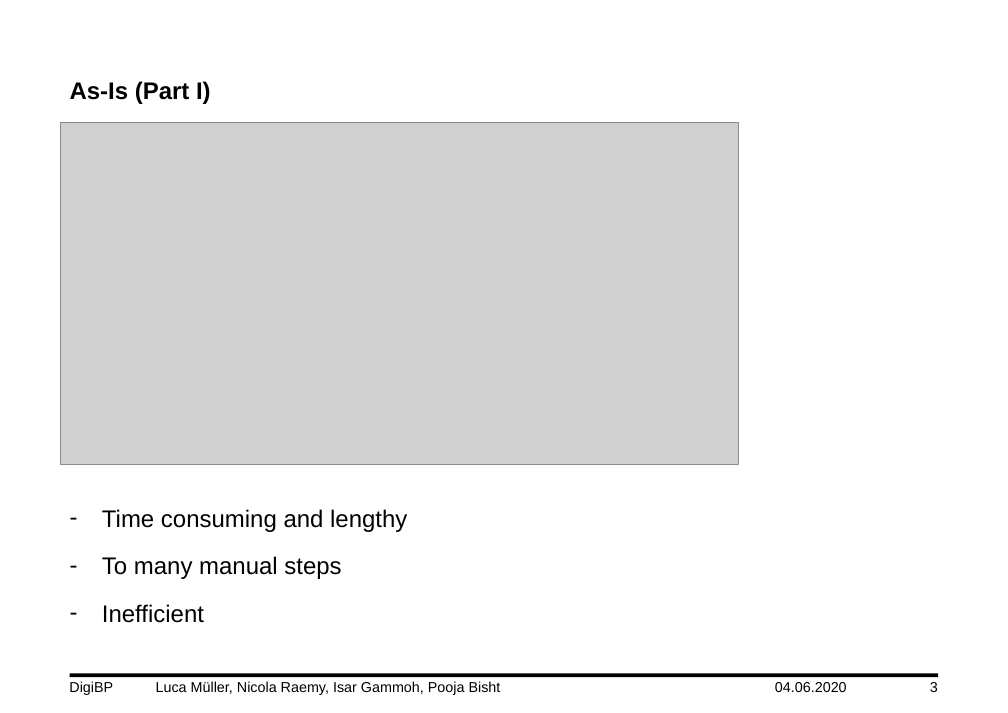
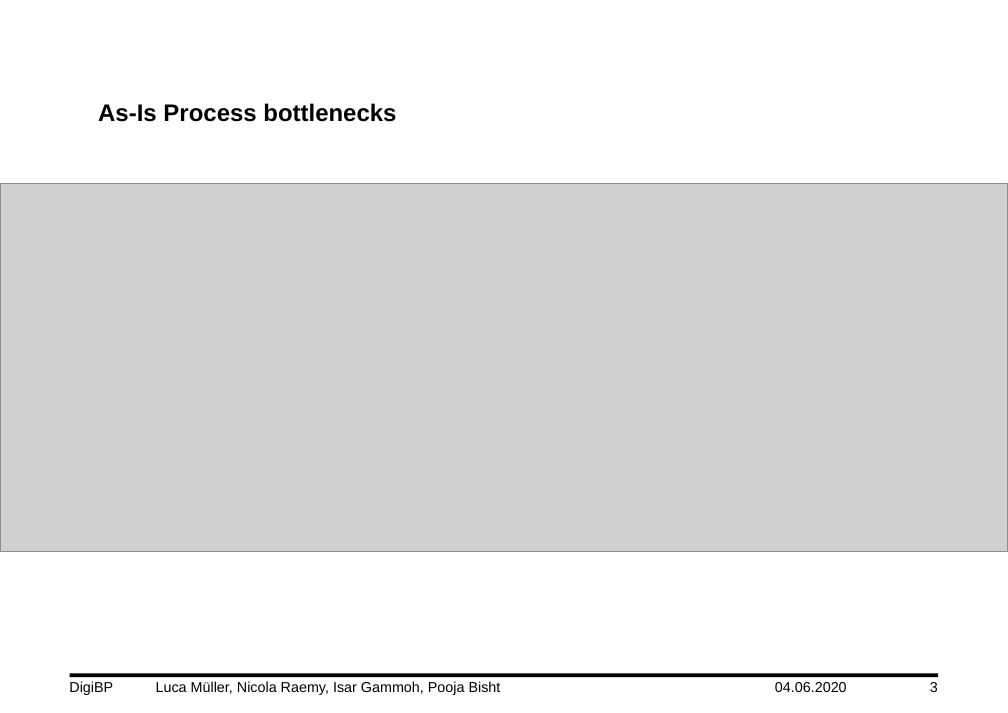
Before and after one commit to DigiBP/DigiBP_DanishBlue, a slide deck: slide 3 of Presentation/DigiBP_DanishBlue_Presentation_V4.pptx. Drawn at 1008x713 pixels with LibreOffice and Linux fonts; fonts in the diff are those of the drawing; grey boxes stand for pictures; background and template pictures are left out. Boxes give left, top, right and bottom in pixels: in the first picture for what was removed or moved away, otherwise in the second. Text is boxed around its words. In the diff, an @@ line names an element or a change of style, - is before the commit and + after.

```diff
--- a/Presentation/DigiBP_DanishBlue_Presentation_V4.pptx
+++ b/Presentation/DigiBP_DanishBlue_Presentation_V4.pptx
@@ text at (98, 103, 396, 122): text changed @@
-As-Is (Part I)
+As-Is Process bottlenecks
@@ picture: place and size @@
-picture at (60, 122, 739, 465)
+picture at (0, 184, 1008, 551)
@@ text removed at (102, 509, 407, 623) @@
-– Time consuming and lengthy
-– To many manual steps
-– Inefficient
```
Also in this commit, not shown: 4 other slides changed, 3 slides added, 1 slide removed.
